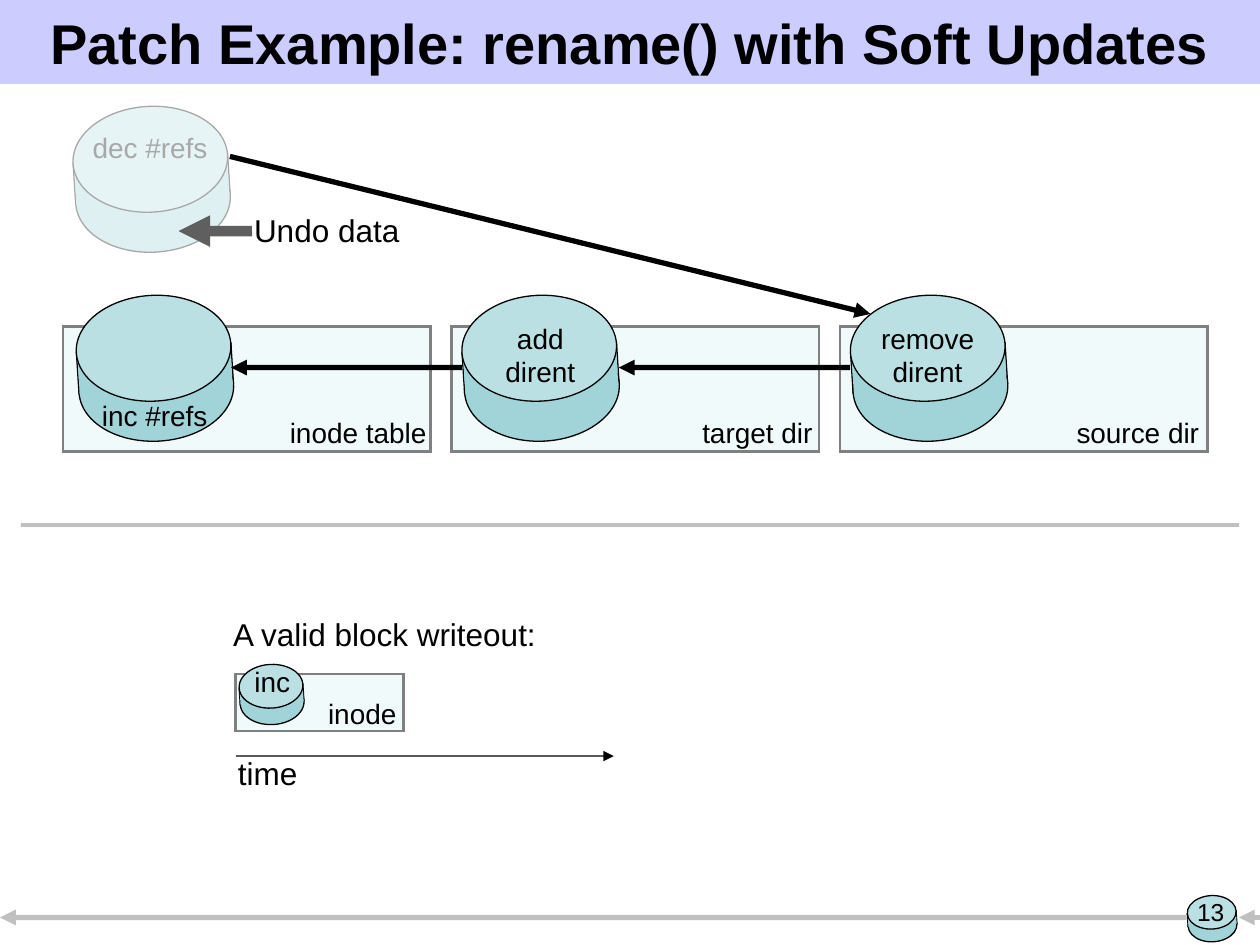
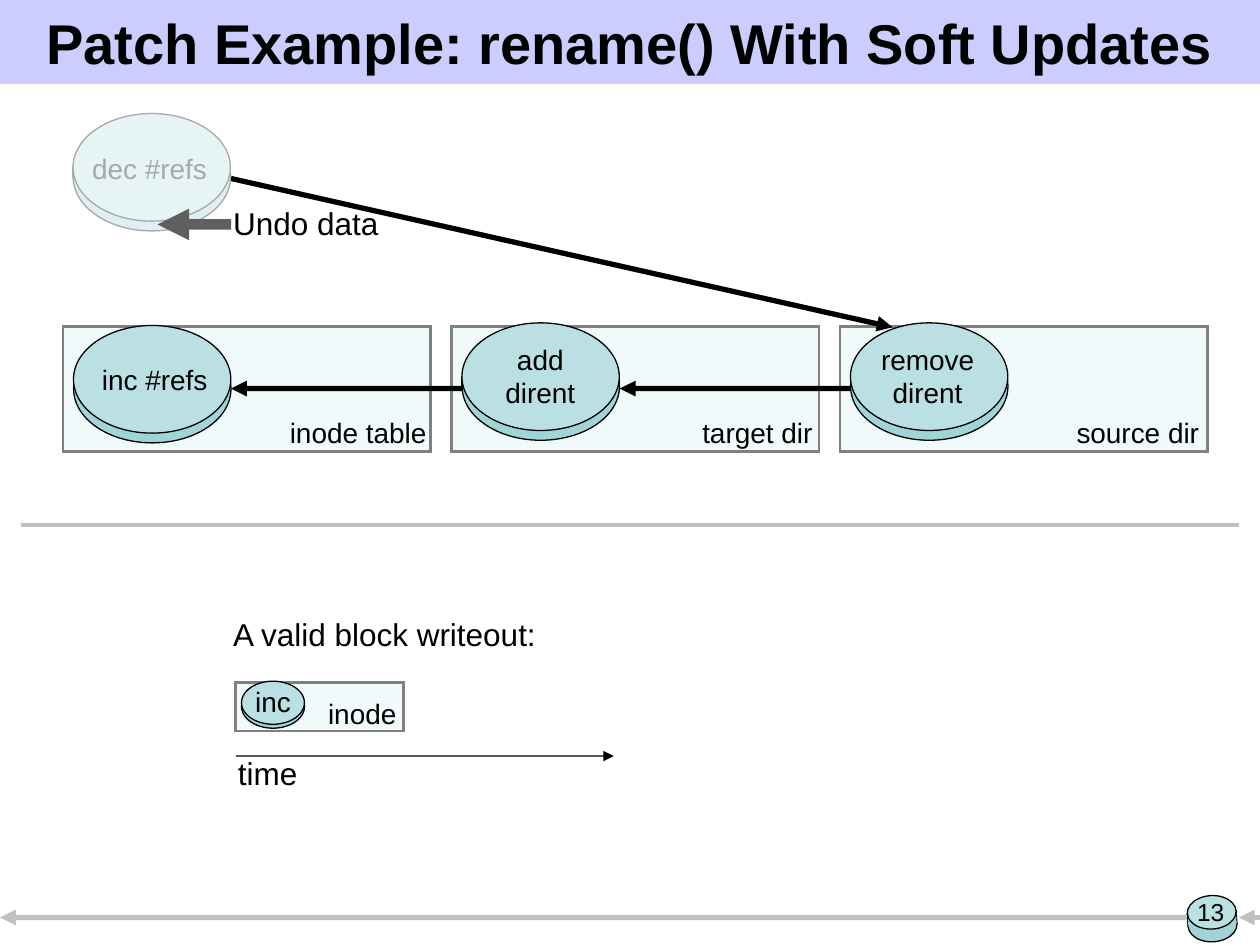
Before and after one commit to ucla-readable/fstitch-doc, a slide deck: slide 13 of sosp/pres.ppt. Drawn at 1260x945 pixels with LibreOffice and Linux fonts; fonts in the diff are those of the drawing. Boxes give left, top, right and bottom in pixels: in the first picture for what was removed or moved away, otherwise in the second. Text is boxed around its words. In the diff, an @@ line names an element or a change of style, - is before the commit and + after.

Commit message:
Use less disk like patch figures (not as tall) and that are aspect-correct. Updating every patch was not exciting.

```diff
--- a/sosp/pres.ppt
+++ b/sosp/pres.ppt
@@ title at (46,23,1212,75): text changed @@
-Patch Example: rename() with Soft Updates
+Patch Example: rename() With Soft Updates
@@ rectangle: place and size @@
-rectangle at (63,94,252,262)
+rectangle at (63,105,231,241)
@@ arrow moved from (229, 156) - (871, 314) to (231, 179) - (892, 328) @@
@@ text "Undo data": place and size @@
-text "Undo data" at (254,219,399,243)
+text "Undo data" at (233,210,378,236)
@@ arrow moved from (252, 231) - (179, 231) to (231, 224) - (158, 224) @@
@@ text "inc #refs" rewrapped from (102,405,207,431) to (102,369,207,391) @@
@@ rotation 356 to 0 degrees in 20 elements at (462,333,620,440), (850,333,1008,440), (73,335,231,442), (73,113,231,220), (242,685,305,728), (73,123,231,231), (242,682,305,724), (462,323,620,430), (850,323,1008,430), (73,325,231,432), (74,164,231,178), (73,168,231,178), (462,373,619,387), (852,373,1008,387), (74,375,231,389), (242,701,304,706), (462,377,620,387), (850,377,1008,387), (242,703,305,707), (73,379,231,389) @@
@@ 4 texts, 2 arrows: place and size @@
-4 texts, 2 arrows at (93,138,974,693)
+4 texts, 2 arrows at (92,159,974,713)
@@ rectangle: place and size @@
-rectangle at (236,674,403,731)
+rectangle at (236,683,403,732)
```
Also in this commit, not shown: 17 other slides changed, 1 slide added, 2 slides removed.
